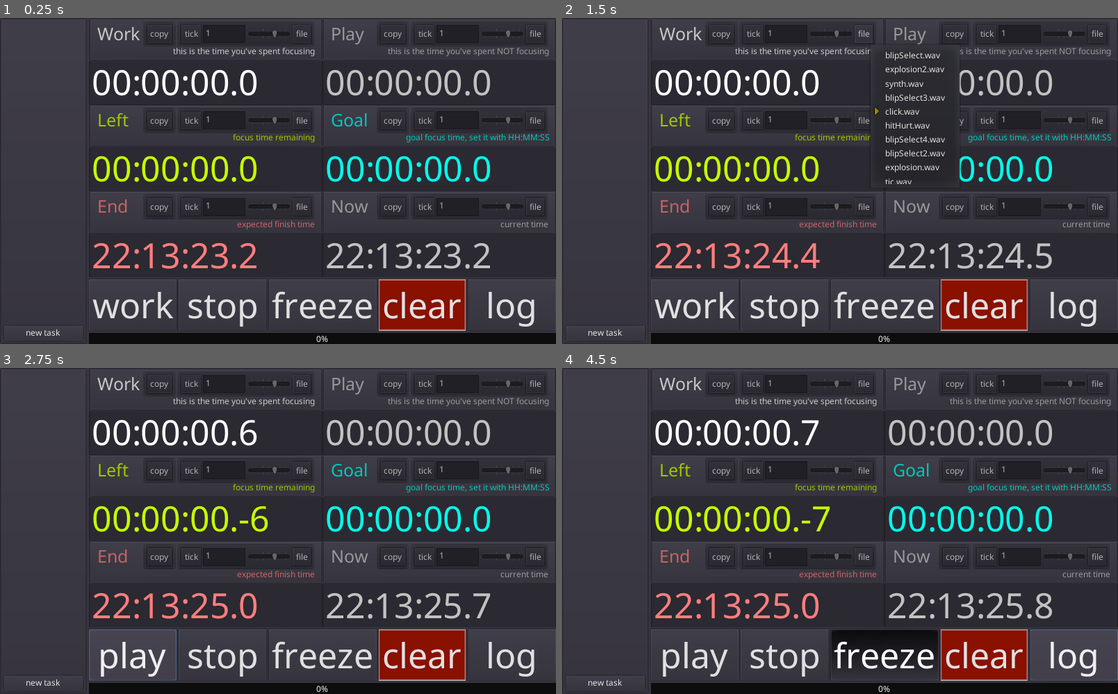
Above: before the commit, frames 1-4 (two rows, left to right).
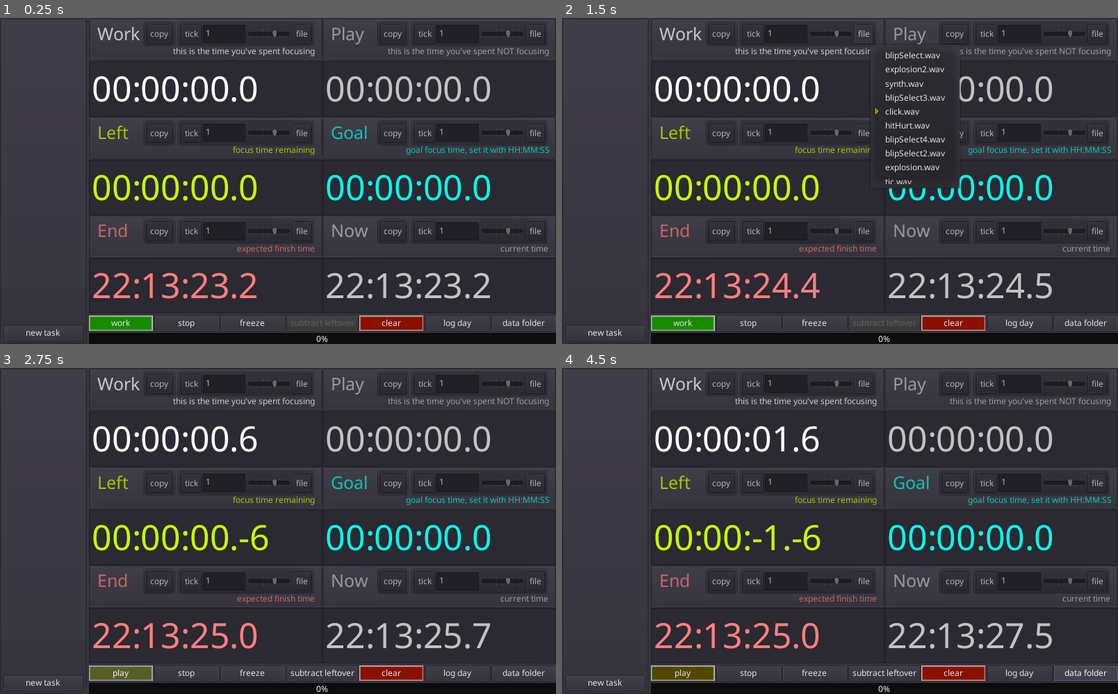
Above: after the commit, the same moments.

Repository: Streq/workplaytimer
Game: Godot game, scene res://main.tscn
Same seed, same stepped clock (60 frames per second), same inputs: the game is played once before the commit and once after it.
Inputs (mouse positions are in pixels of both pictures, inside the frame that each line leads up to):
- Up to frame 1 (0.25 s): no input
- Up to frame 2 (1.5 s): click "copy" at 0.5 s; click "file" at 1.25 s
- Up to frame 3 (2.75 s): click "work" at 2 s
- Up to frame 4 (4.5 s): click (884, 674) at 2.75 s, where only the run after the commit has a clickable "subtract leftover"; click "log" (after the commit: "log day") at 3.5 s; click (1084, 674) at 4.25 s, where only the run after the commit has a clickable "data folder"

The runs differ from the first frame. In frame 1, 17% of the frame differs, in the area x 16-100%, y 15-96%; in frame 2, 15%; in frame 3, 18%; in frame 4, 19%.

Commit message:
algunos arreglos, open user data folder

Diff:
--- /dev/null
+++ b/assets/red_button/hover.tres
@@ -0,0 +1,9 @@
+[gd_resource type="StyleBoxFlat" format=2]
+
+[resource]
+bg_color = Color( 0.54902, 0.223529, 0.223529, 1 )
+border_width_left = 3
+border_width_top = 3
+border_width_right = 3
+border_width_bottom = 3
+border_blend = true
--- /dev/null
+++ b/assets/red_button/normal.tres
@@ -0,0 +1,9 @@
+[gd_resource type="StyleBoxFlat" format=2]
+
+[resource]
+bg_color = Color( 0.545098, 0.0666667, 0, 1 )
+border_width_left = 3
+border_width_top = 3
+border_width_right = 3
+border_width_bottom = 3
+border_blend = true
--- /dev/null
+++ b/assets/red_button/play_hover.tres
@@ -0,0 +1,9 @@
+[gd_resource type="StyleBoxFlat" format=2]
+
+[resource]
+bg_color = Color( 0.34817, 0.37, 0.1517, 1 )
+border_width_left = 3
+border_width_top = 3
+border_width_right = 3
+border_width_bottom = 3
+border_blend = true
--- /dev/null
+++ b/assets/red_button/play_normal.tres
@@ -0,0 +1,9 @@
+[gd_resource type="StyleBoxFlat" format=2]
+
+[resource]
+bg_color = Color( 0.32, 0.282667, 0, 1 )
+border_width_left = 3
+border_width_top = 3
+border_width_right = 3
+border_width_bottom = 3
+border_blend = true
--- /dev/null
+++ b/assets/red_button/play_pressed.tres
@@ -0,0 +1,9 @@
+[gd_resource type="StyleBoxFlat" format=2]
+
+[resource]
+bg_color = Color( 0.183667, 0.19, 0, 1 )
+border_width_left = 3
+border_width_top = 3
+border_width_right = 3
+border_width_bottom = 3
+border_blend = true
--- /dev/null
+++ b/assets/red_button/pressed.tres
@@ -0,0 +1,9 @@
+[gd_resource type="StyleBoxFlat" format=2]
+
+[resource]
+bg_color = Color( 1, 0, 0, 1 )
+border_width_left = 3
+border_width_top = 3
+border_width_right = 3
+border_width_bottom = 3
+border_blend = true
--- a/main.gd
+++ b/main.gd
@@ -5,6 +5,9 @@
 onready var clear: Button = $"%clear"
 onready var freeze: Button = $"%freeze"
 onready var log_day: Button = $"%log_day"
+onready var subtract_leftover: Button = $"%subtract_leftover"
+onready var data_folder = $"%data_folder"
+
 
 onready var timers: GridContainer = $"%timers"
 
@@ -14,20 +17,40 @@
 onready var work_goal: TimeLabel = $"%work_goal"
 onready var now: TimeLabel = $"%now"
 onready var tasks = $"%tasks"
+onready var progress = $"%progress"
 
 func _ready() -> void:
-	play.connect("pressed",self,"_on_play_button_pressed")
-	stop.connect("pressed",self,"_on_stop_button_pressed")
-	clear.connect("pressed",self,"_on_clear_button_pressed")
-	freeze.connect("pressed",self,"_on_freeze_button_pressed")
-	log_day.connect("pressed",self,"_on_log_day_button_pressed")
+	play.connect("pressed", self, "_on_play_button_pressed")
+	stop.connect("pressed", self, "_on_stop_button_pressed")
+	clear.connect("pressed", self, "_on_clear_button_pressed")
+	freeze.connect("pressed", self, "_on_freeze_button_pressed")
+	log_day.connect("pressed", self, "_on_log_day_button_pressed")
+	subtract_leftover.connect("pressed", self, "_on_subtract_leftover_pressed")
+	data_folder.connect("pressed", self, "_on_data_folder_pressed")
+
+	work_timer.connect("msec_changed", self, "_work_timer_changed")
 	tasks.connect("task_time_changed", self, "_on_task_time_changed")
-	work_timer.connect("msec_changed", tasks, "_on_work_done_updated")
+
 	initialize()
+
+	_work_timer_changed(work_timer.msec)
+
+func _on_data_folder_pressed():
+	FileUtils.open_user_data()
+
+func _work_timer_changed(msec):
+	subtract_leftover.disabled = msec <= work_goal.msec
+	tasks._on_work_done_updated(msec)
 
 func _on_task_time_changed(val):
 	work_goal.msec = val
 	work_goal.render_text()
+	progress.update_progress()
+
+func _on_subtract_leftover_pressed():
+	if work_timer.msec > work_goal.msec:
+		work_timer.msec = work_goal.msec
+		work_timer.render_text()
 func _on_play_button_pressed():
 	unfreeze()
 	set_stop(false)
@@ -35,9 +58,13 @@
 	if work_timer.stopped:
 		play_timer.on()
 		play.text = "work"
+		play.hint_tooltip = "pause the Play timer and start the Work timer"
+		play.theme = preload("work_theme.tres")
 	else:
 		play_timer.off()
 		play.text = "play"
+		play.hint_tooltip = "pause the Work timer and start the Play timer"
+		play.theme = preload("play_theme.tres")
 		expected_finish.update_time()
 
 var stop_pressed = false
@@ -86,13 +113,14 @@
 	work_goal.msec = 0
 	work_goal.render_text()
 
-
-onready var logs_file = Global.PATH.plus_file("history").plus_file("history.csv")
+onready var LOGS_FILE = "history".plus_file("history.csv")
+onready var LOGS_ABSOLUTE_PATH = OS.get_user_data_dir().plus_file(LOGS_FILE)
+onready var LOGS_USER_PATH = Global.PATH.plus_file(LOGS_FILE)
 func _on_log_day_button_pressed():
 	log_day()
 
 func log_day():
-	var file = FileUtils.open_or_create(logs_file)
+	var file = FileUtils.open_or_create(LOGS_USER_PATH)
 
 	if file == null:
 		return
@@ -145,7 +173,5 @@
 	play_timer.off()
 
 	work_timer.render_text()
-
 	play_timer.render_text()
-
 	work_goal.render_text()
--- a/main.tscn
+++ b/main.tscn
@@ -11,6 +11,11 @@
 [ext_resource path="res://progress.gd" type="Script" id=9]
 [ext_resource path="res://work_timer.gd" type="Script" id=10]
 [ext_resource path="res://task/task_panel.tscn" type="PackedScene" id=11]
+[ext_resource path="res://assets/theme/small_theme.tres" type="Theme" id=12]
+[ext_resource path="res://assets/red_button/hover.tres" type="StyleBox" id=13]
+[ext_resource path="res://assets/red_button/normal.tres" type="StyleBox" id=14]
+[ext_resource path="res://assets/red_button/pressed.tres" type="StyleBox" id=15]
+[ext_resource path="res://work_theme.tres" type="Theme" id=16]
 
 [sub_resource type="DynamicFont" id=5]
 font_data = ExtResource( 4 )
@@ -23,30 +28,6 @@
 default_font = SubResource( 1 )
 PopupMenu/fonts/font = ExtResource( 8 )
 TooltipLabel/fonts/font = SubResource( 5 )
-
-[sub_resource type="StyleBoxFlat" id=6]
-bg_color = Color( 0.54902, 0.223529, 0.223529, 1 )
-border_width_left = 3
-border_width_top = 3
-border_width_right = 3
-border_width_bottom = 3
-border_blend = true
-
-[sub_resource type="StyleBoxFlat" id=8]
-bg_color = Color( 1, 0, 0, 1 )
-border_width_left = 3
-border_width_top = 3
-border_width_right = 3
-border_width_bottom = 3
-border_blend = true
-
-[sub_resource type="StyleBoxFlat" id=7]
-bg_color = Color( 0.545098, 0.0666667, 0, 1 )
-border_width_left = 3
-border_width_top = 3
-border_width_right = 3
-border_width_bottom = 3
-border_blend = true
 
 [sub_resource type="StyleBoxFlat" id=9]
 bg_color = Color( 0.380392, 0.486275, 0, 1 )
@@ -88,7 +69,7 @@
 [node name="timers" type="GridContainer" parent="HBoxContainer/VBoxContainer"]
 unique_name_in_owner = true
 margin_right = 860.0
-margin_bottom = 475.0
+margin_bottom = 540.0
 size_flags_horizontal = 3
 size_flags_vertical = 3
 custom_constants/vseparation = 0
@@ -98,7 +79,7 @@
 [node name="work_timer" parent="HBoxContainer/VBoxContainer/timers" instance=ExtResource( 3 )]
 unique_name_in_owner = true
 margin_right = 430.0
-margin_bottom = 159.0
+margin_bottom = 180.0
 script = ExtResource( 10 )
 title = "Work"
 description = "this is the time you've spent focusing"
@@ -107,7 +88,7 @@
 unique_name_in_owner = true
 margin_left = 430.0
 margin_right = 860.0
-margin_bottom = 159.0
+margin_bottom = 180.0
 script = ExtResource( 10 )
 color = Color( 0.764706, 0.764706, 0.764706, 1 )
 title = "Play"
@@ -115,9 +96,9 @@
 
 [node name="remainder" parent="HBoxContainer/VBoxContainer/timers" instance=ExtResource( 3 )]
 unique_name_in_owner = true
-margin_top = 159.0
+margin_top = 180.0
 margin_right = 430.0
-margin_bottom = 317.0
+margin_bottom = 360.0
 script = ExtResource( 1 )
 color = Color( 0.780392, 1, 0, 1 )
 title = "Left"
@@ -128,9 +109,9 @@
 [node name="work_goal" parent="HBoxContainer/VBoxContainer/timers" instance=ExtResource( 3 )]
 unique_name_in_owner = true
 margin_left = 430.0
-margin_top = 159.0
-margin_right = 860.0
-margin_bottom = 317.0
+margin_top = 180.0
+margin_right = 860.0
+margin_bottom = 360.0
 script = ExtResource( 5 )
 color = Color( 0, 1, 0.929412, 1 )
 title = "Goal"
@@ -138,9 +119,9 @@
 
 [node name="expected_finish" parent="HBoxContainer/VBoxContainer/timers" instance=ExtResource( 3 )]
 unique_name_in_owner = true
-margin_top = 317.0
+margin_top = 360.0
 margin_right = 430.0
-margin_bottom = 475.0
+margin_bottom = 540.0
 script = ExtResource( 7 )
 color = Color( 1, 0.498039, 0.498039, 1 )
 title = "End"
@@ -153,64 +134,96 @@
 [node name="now" parent="HBoxContainer/VBoxContainer/timers" instance=ExtResource( 3 )]
 unique_name_in_owner = true
 margin_left = 430.0
-margin_top = 317.0
-margin_right = 860.0
-margin_bottom = 475.0
+margin_top = 360.0
+margin_right = 860.0
+margin_bottom = 540.0
 script = ExtResource( 6 )
 color = Color( 0.764706, 0.764706, 0.764706, 1 )
 title = "Now"
 description = "current time"
 
 [node name="buttons" type="HBoxContainer" parent="HBoxContainer/VBoxContainer"]
-margin_top = 479.0
+margin_top = 544.0
 margin_right = 860.0
 margin_bottom = 573.0
+theme = ExtResource( 12 )
 
 [node name="play" type="Button" parent="HBoxContainer/VBoxContainer/buttons"]
 unique_name_in_owner = true
-margin_right = 161.0
-margin_bottom = 94.0
-size_flags_horizontal = 3
+margin_right = 116.0
+margin_bottom = 29.0
+size_flags_horizontal = 3
+theme = ExtResource( 16 )
 text = "work"
+clip_text = true
 
 [node name="stop" type="Button" parent="HBoxContainer/VBoxContainer/buttons"]
 unique_name_in_owner = true
-margin_left = 165.0
-margin_right = 327.0
-margin_bottom = 94.0
-size_flags_horizontal = 3
+margin_left = 120.0
+margin_right = 236.0
+margin_bottom = 29.0
+hint_tooltip = "stop both Play and Work timers"
+size_flags_horizontal = 3
+custom_fonts/font = ExtResource( 8 )
 toggle_mode = true
 text = "stop"
+clip_text = true
 
 [node name="freeze" type="Button" parent="HBoxContainer/VBoxContainer/buttons"]
 unique_name_in_owner = true
-margin_left = 331.0
-margin_right = 529.0
-margin_bottom = 94.0
+margin_left = 240.0
+margin_right = 356.0
+margin_bottom = 29.0
+hint_tooltip = "stop all timers, useful to take a snapshot of the timer"
 size_flags_horizontal = 3
 toggle_mode = true
 text = "freeze"
+clip_text = true
+
+[node name="subtract_leftover" type="Button" parent="HBoxContainer/VBoxContainer/buttons"]
+unique_name_in_owner = true
+margin_left = 360.0
+margin_right = 499.0
+margin_bottom = 29.0
+hint_tooltip = "if Work timer is higher than Goal, set Work's time to Goal's"
+size_flags_horizontal = 3
+text = "subtract leftover"
 
 [node name="clear" type="Button" parent="HBoxContainer/VBoxContainer/buttons"]
 unique_name_in_owner = true
-margin_left = 533.0
-margin_right = 694.0
-margin_bottom = 94.0
-size_flags_horizontal = 3
-custom_styles/hover = SubResource( 6 )
-custom_styles/pressed = SubResource( 8 )
-custom_styles/normal = SubResource( 7 )
+margin_left = 503.0
+margin_right = 619.0
+margin_bottom = 29.0
+hint_tooltip = "clear all timers"
+size_flags_horizontal = 3
+custom_styles/hover = ExtResource( 13 )
+custom_styles/pressed = ExtResource( 15 )
+custom_styles/normal = ExtResource( 14 )
 text = "clear"
+clip_text = true
 
 [node name="log_day" type="Button" parent="HBoxContainer/VBoxContainer/buttons"]
 unique_name_in_owner = true
-margin_left = 698.0
-margin_right = 860.0
-margin_bottom = 94.0
-size_flags_horizontal = 3
-text = "log"
+margin_left = 623.0
+margin_right = 739.0
+margin_bottom = 29.0
+hint_tooltip = "save day as entry on a csv file and copy it to clipboard"
+size_flags_horizontal = 3
+text = "log day"
+clip_text = true
+
+[node name="data_folder" type="Button" parent="HBoxContainer/VBoxContainer/buttons"]
+unique_name_in_owner = true
+margin_left = 743.0
+margin_right = 860.0
+margin_bottom = 29.0
+hint_tooltip = "open user data folder"
+size_flags_horizontal = 3
+text = "data folder"
+clip_text = true
 
 [node name="progress" type="ProgressBar" parent="HBoxContainer/VBoxContainer"]
+unique_name_in_owner = true
 margin_top = 577.0
 margin_right = 860.0
 margin_bottom = 600.0
--- /dev/null
+++ b/play_theme.tres
@@ -0,0 +1,10 @@
+[gd_resource type="Theme" load_steps=4 format=2]
+
+[ext_resource path="res://assets/red_button/play_normal.tres" type="StyleBox" id=1]
+[ext_resource path="res://assets/red_button/play_hover.tres" type="StyleBox" id=2]
+[ext_resource path="res://assets/red_button/play_pressed.tres" type="StyleBox" id=3]
+
+[resource]
+Button/styles/hover = ExtResource( 2 )
+Button/styles/normal = ExtResource( 1 )
+Button/styles/pressed = ExtResource( 3 )
--- a/task/progress.gd
+++ b/task/progress.gd
@@ -1,17 +1,13 @@
 extends ProgressBar
 
 
-# Declare member variables here. Examples:
-# var a = 2
-# var b = "text"
-
-
-# Called when the node enters the scene tree for the first time.
 func _ready():
 	connect("value_changed",self,"_value_changed")
-
+	connect("changed", self, "_changed")
 func _value_changed(_new_value):
 	if ratio == 1.0:
 		theme = preload("complete_theme.tres")
 	else:
 		theme = preload("incomplete_theme.tres")
+func _changed():
+	pass
--- a/task/task.gd
+++ b/task/task.gd
@@ -1,8 +1,6 @@
 extends PanelContainer
 tool
-signal msec_updated(msec)
-signal enabled()
-signal disabled()
+signal updated()
 
 onready var title_input = $"%title"
 export var title = "" setget set_title
@@ -23,10 +21,8 @@
 	time_input.msec = msec
 func set_msec_internal(val):
 	msec = val
-	emit_signal("msec_updated", msec)
-	if !is_inside_tree():
-		return
-	progress.max_value = msec
+	_update_progress()
+	emit_signal("updated")
 
 onready var enabled_input = $"%enabled"
 export var enabled := true setget set_enabled
@@ -39,10 +35,10 @@
 	enabled = val
 	if enabled:
 		set_msec_done(0)
-		emit_signal("enabled")
 	else:
 		set_msec_done(msec)
-		emit_signal("disabled")
+	_update_progress()
+	emit_signal("updated")
 
 
 export var msec_done := 0 setget set_msec_done
@@ -60,15 +56,13 @@
 	title_input.connect("text_changed", self, "set_title_internal")
 	enabled_input.connect("toggled", self, "set_enabled_internal")
 	remove.connect("pressed",self,"remove")
-	connect("disabled",progress,"hide")
-	connect("enabled",progress,"show")
 	set_title(title)
 	set_msec(msec)
 	set_msec_done(0)
 	set_enabled(enabled)
 
 func remove():
-	emit_signal("disabled")
+	set_enabled(false)
 	queue_free()
 
 func serialize():
@@ -81,3 +75,10 @@
 	set_title(dict.title)
 	set_msec(dict.msec)
 	set_enabled(dict.enabled)
+
+func _update_progress():
+	if !is_inside_tree():
+		return
+	progress.value = msec_done
+	progress.max_value = msec
+	progress.visible = enabled and msec > 0
--- a/task/task.tscn
+++ b/task/task.tscn
@@ -34,12 +34,14 @@
 
 [node name="progress" type="ProgressBar" parent="data/HBoxContainer"]
 unique_name_in_owner = true
+visible = false
 margin_right = 51.0
 margin_bottom = 24.0
 size_flags_horizontal = 3
 size_flags_vertical = 3
 theme = ExtResource( 5 )
 max_value = 0.0
+step = 0.0
 script = ExtResource( 4 )
 
 [node name="enabled" type="CheckBox" parent="data/HBoxContainer"]
--- a/task/task_panel.gd
+++ b/task/task_panel.gd
@@ -18,15 +18,9 @@
 	calculate_tasks()
 
 func add_task_internal(task):
-	task.connect("msec_updated", self, "_on_msec_updated", [task], CONNECT_DEFERRED)
-	task.connect("disabled", self, "disable_task", [task])
-	task.connect("enabled", self, "enable_task", [task])
-
+	task.connect("updated", self, "calculate_tasks")
 	task_list.add_child(task)
 
-
-func _on_msec_updated(_new_msec, _task):
-	calculate_tasks()
 
 func _on_work_done_updated(msec):
 	msec_completed = msec
@@ -72,3 +66,8 @@
 		task.deserialize(serialized_task)
 		add_task_internal(task)
 	calculate_tasks()
+
+func enable_task(_task):
+	calculate_tasks()
+func disable_task(_task):
+	calculate_tasks()
--- a/utils/FileUtils.gd
+++ b/utils/FileUtils.gd
@@ -87,8 +87,34 @@
 	if error == OK:
 		return file
 
-	push_error("Couldn't open log file at \"{file}\". Error code is {error}.".format({
+	push_error("Couldn't open file at \"{file}\". Error code is {error}.".format({
 			"file" : path,
 			"error" : error
 		}))
 	return null
+static func create_if_absent(path : String) -> int:
+	var file = File.new()
+
+	if file.file_exists(path):
+		return OK
+
+	var error = create_dir_for_file_if_absent(path)
+
+	if error:
+		return error
+
+	error = file.open(path, File.WRITE)
+
+	if error:
+		push_error("Couldn't create file at \"{file}\". Error code is {error}.".format({
+				"file" : path,
+				"error" : error
+			}))
+		return error
+
+	file.close()
+	return OK
+
+static func open_user_data():
+	var file = ProjectSettings.globalize_path("user://")
+	OS.shell_open(file)
--- /dev/null
+++ b/work_theme.tres
@@ -0,0 +1,30 @@
+[gd_resource type="Theme" load_steps=4 format=2]
+
+[sub_resource type="StyleBoxFlat" id=1]
+bg_color = Color( 0.286275, 0.54902, 0.223529, 1 )
+border_width_left = 3
+border_width_top = 3
+border_width_right = 3
+border_width_bottom = 3
+border_blend = true
+
+[sub_resource type="StyleBoxFlat" id=2]
+bg_color = Color( 0.0941176, 0.545098, 0, 1 )
+border_width_left = 3
+border_width_top = 3
+border_width_right = 3
+border_width_bottom = 3
+border_blend = true
+
+[sub_resource type="StyleBoxFlat" id=3]
+bg_color = Color( 0.0333333, 0.2, 0, 1 )
+border_width_left = 3
+border_width_top = 3
+border_width_right = 3
+border_width_bottom = 3
+border_blend = true
+
+[resource]
+Button/styles/hover = SubResource( 1 )
+Button/styles/normal = SubResource( 2 )
+Button/styles/pressed = SubResource( 3 )
Not shown: 1 places in main.tscn that only renumber resources
